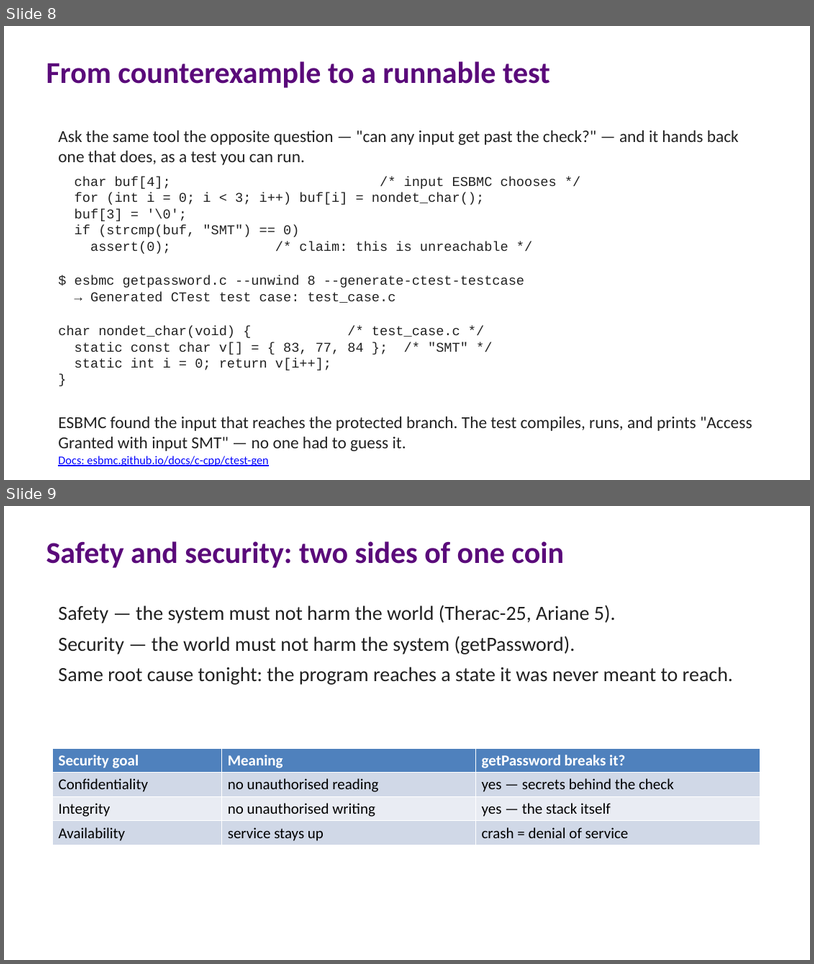
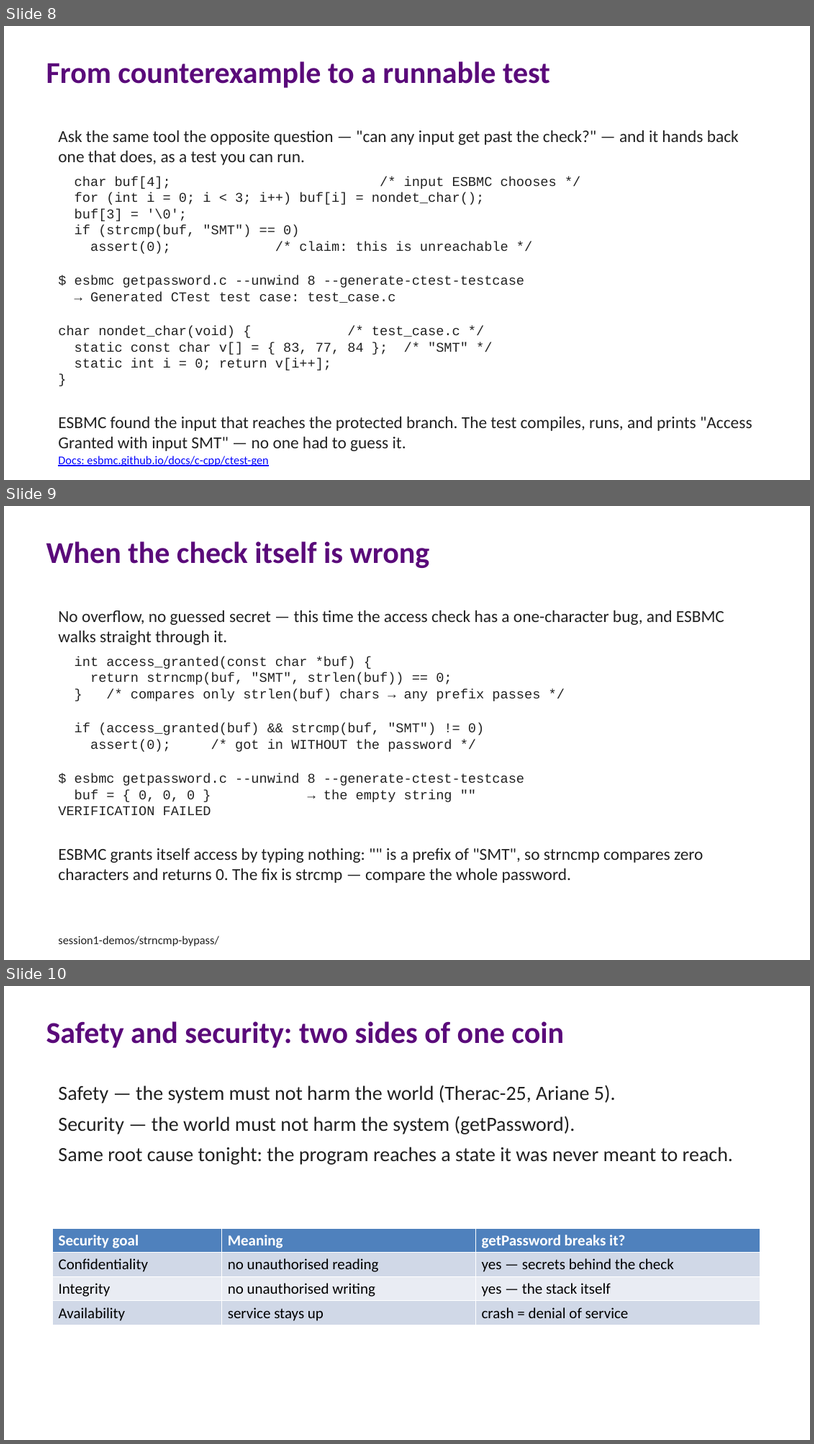
Before and after one commit to lucasccordeiro/unifei, a slide deck: slides/session1/01-session1-fundamentals.pptx. Shown one above the other, each under a label of ours: slides 8 and 9 before the commit, slides 8, 9 and 10 after it. The pictures are 814x964 and 814x1444 pixels, drawn with LibreOffice and Linux fonts; fonts in the diff are those of the drawing. Boxes give left, top, right and bottom in pixels: in the first picture for what was removed or moved away, otherwise in the second. Text is boxed around its words. In the diff, an @@ line names an element or a change of style, - is before the commit and + after.

```diff
--- a/slides/session1/01-session1-fundamentals.pptx
+++ b/slides/session1/01-session1-fundamentals.pptx
@@ slide 9 added at box(4, 506, 810, 960), background #FFFFFF @@
@@ text added at box(46, 541, 430, 568), 36 pt, text #5A0A7A, bold @@
+When the check itself is wrong
@@ text added at box(58, 610, 725, 883), 16 pt, text #212121 @@
+No overflow, no guessed secret — this time the access check has a one-character bug, and ESBMC walks straight through it.
+int access_granted(const char *buf) {
+return strncmp(buf, "SMT", strlen(buf)) == 0;
+} /* compares only strlen(buf) chars → any prefix passes */
+if (access_granted(buf) && strcmp(buf, "SMT") != 0)
+assert(0); /* got in WITHOUT the password */
+$ esbmc getpassword.c --unwind 8 --generate-ctest-testcase
+buf = { 0, 0, 0 } → the empty string ""
+VERIFICATION FAILED
+ESBMC grants itself access by typing nothing: "" is a prefix of "SMT", so strncmp compares zero characters and returns 0. The fix is strcmp — compare the whole password.
@@ text added at box(58, 935, 219, 946), 14 pt, text #212121 @@
+session1-demos/strncmp-bypass/
@@ what was slide 9 is now slide 10 @@
```
Also in this commit, not shown: 3 other files.
